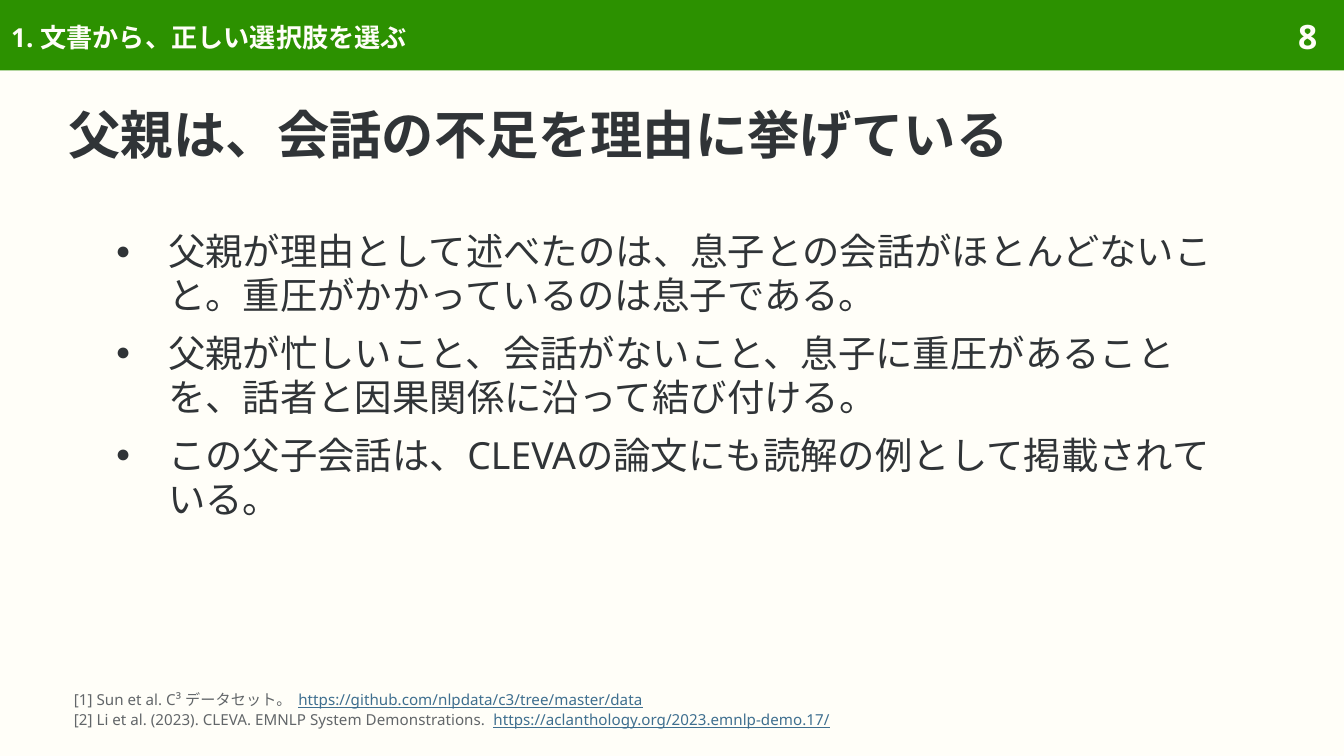
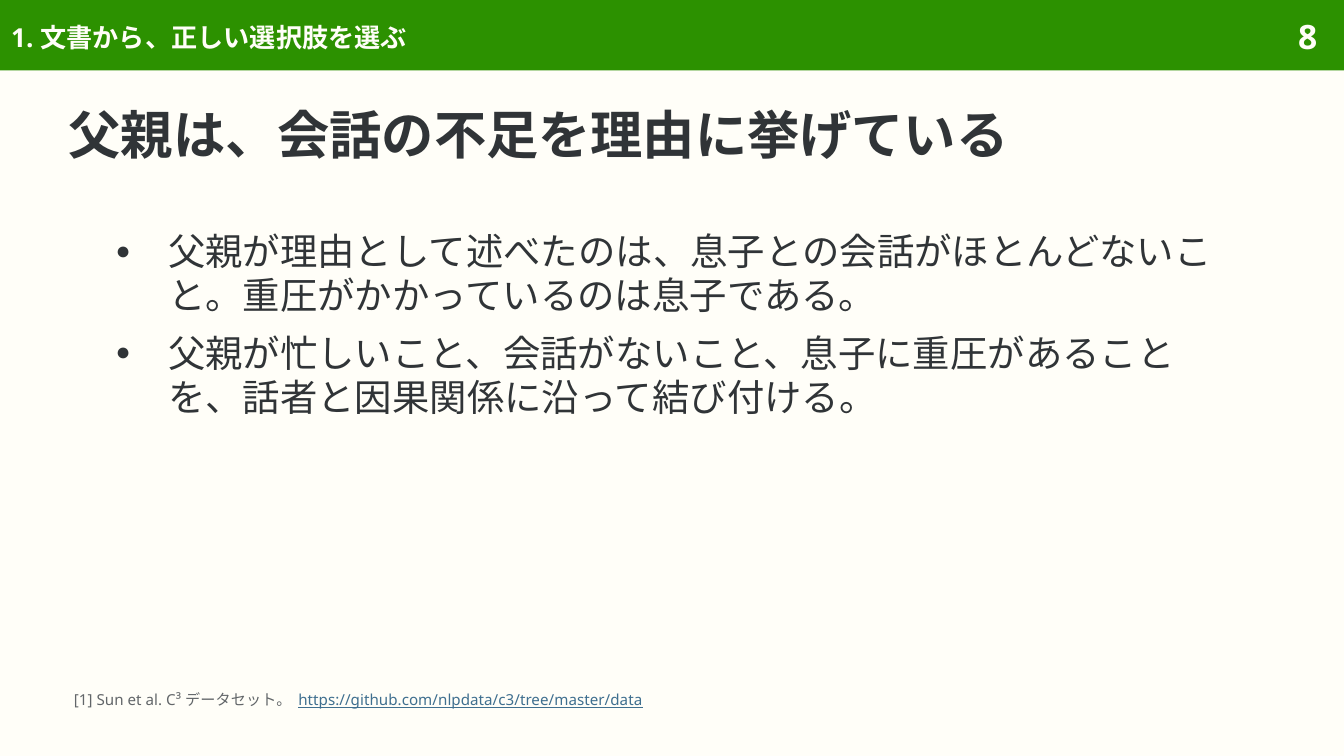
Before and after one commit to sasakiy84/datasets-in-10-minutes, a slide deck: slide 8 of slides/datasets-in-10-minutes-c3.pptx. Drawn at 1344x756 pixels with LibreOffice and Linux fonts; fonts in the diff are those of the drawing. Boxes give left, top, right and bottom in pixels: in the first picture for what was removed or moved away, otherwise in the second. Text is boxed around its words. In the diff, an @@ line names an element or a change of style, - is before the commit and + after.

```diff
--- a/slides/datasets-in-10-minutes-c3.pptx
+++ b/slides/datasets-in-10-minutes-c3.pptx
@@ text at box(168, 437, 1210, 516): paragraph removed @@
-● この父子会話は、CLEVAの論文にも読解の例として掲載されている。
@@ text at box(74, 713, 829, 729): paragraph removed @@
-[2] Li et al. (2023). CLEVA. EMNLP System Demonstrations. https://aclanthology.org/2023.emnlp-demo.17/
```
Also in this commit, not shown: 6 other slides changed, 3 slides removed, 58 other files.
